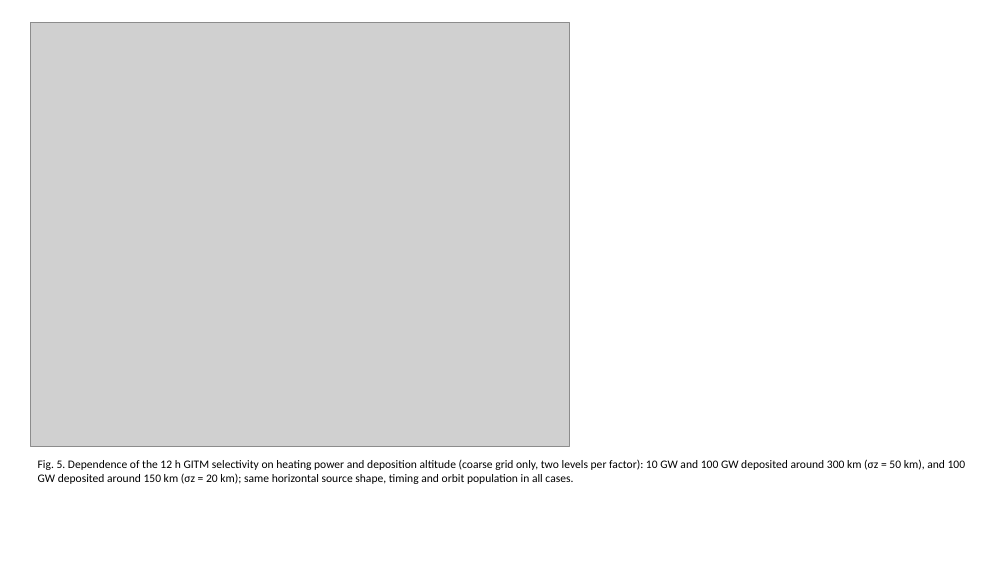
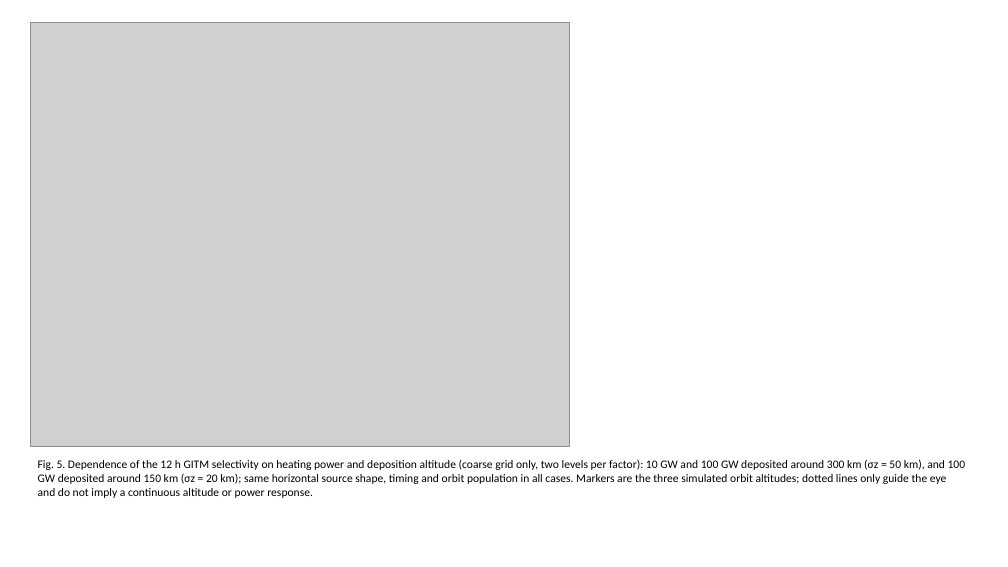
Before and after one commit to bougtoir/thermosphere-debris-selective-decay, a slide deck: slide 5 of manuscript/physical/figures.pptx. Drawn at 1008x567 pixels with LibreOffice and Linux fonts; fonts in the diff are those of the drawing; grey boxes stand for pictures. Boxes give left, top, right and bottom in pixels: in the first picture for what was removed or moved away, otherwise in the second. Text is boxed around its words. In the diff, an @@ line names an element or a change of style, - is before the commit and + after.

```diff
--- a/manuscript/physical/figures.pptx
+++ b/manuscript/physical/figures.pptx
@@ text at (38,459,966,498): text changed @@
-Fig. 5. Dependence of the 12 h GITM selectivity on heating power and deposition altitude (coarse grid only, two levels per factor): 10 GW and 100 GW deposited around 300 km (σz = 50 km), and 100 GW deposited around 150 km (σz = 20 km); same horizontal source shape, timing and orbit population in all cases.
+Fig. 5. Dependence of the 12 h GITM selectivity on heating power and deposition altitude (coarse grid only, two levels per factor): 10 GW and 100 GW deposited around 300 km (σz = 50 km), and 100 GW deposited around 150 km (σz = 20 km); same horizontal source shape, timing and orbit population in all cases. Markers are the three simulated orbit altitudes; dotted lines only guide the eye and do not imply a continuous altitude or power response.
```
Also in this commit, not shown: 4 other slides changed, 29 other files.
